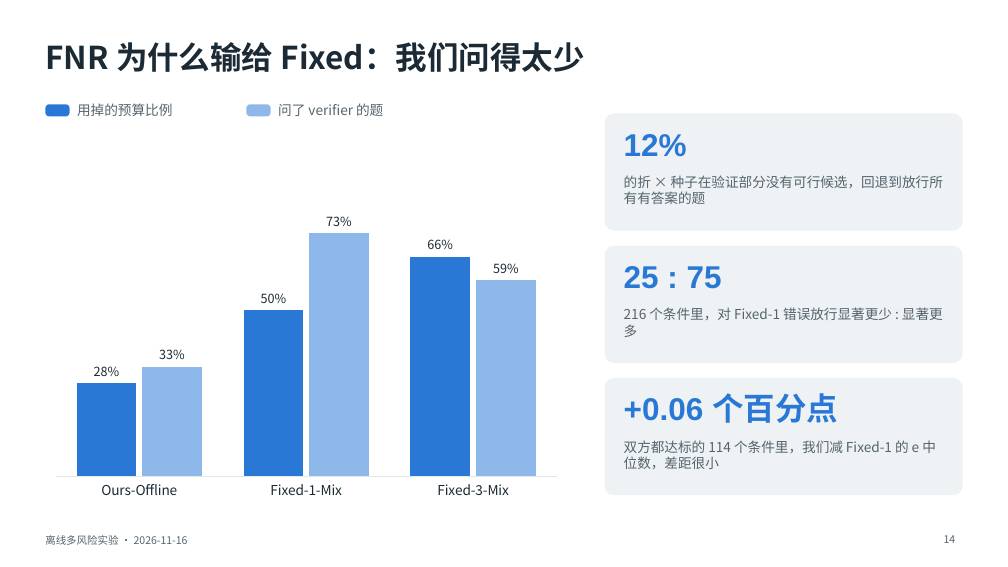
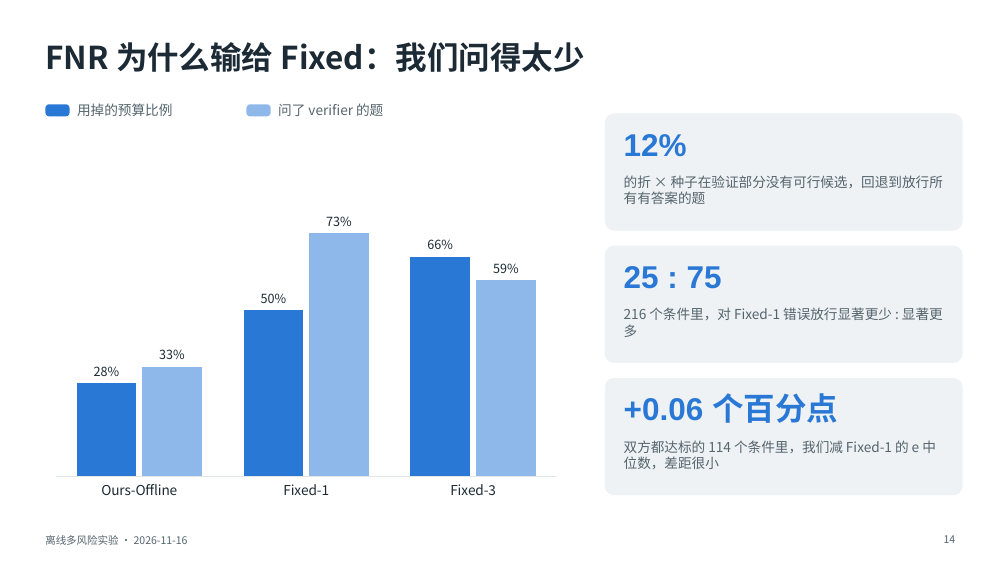
Before and after one commit to toz015/verification_generation_experiment, a slide deck: slide 14 of reports/offline_multirisk_20261116_calibrated/deck/离线多风险实验_20261116.pptx. Drawn at 1008x567 pixels with LibreOffice and Linux fonts; fonts in the diff are those of the drawing. Boxes give left, top, right and bottom in pixels: in the first picture for what was removed or moved away, otherwise in the second. Text is boxed around its words. In the diff, an @@ line names an element or a change of style, - is before the commit and + after.

```diff
--- a/reports/offline_multirisk_20261116_calibrated/deck/离线多风险实验_20261116.pptx
+++ b/reports/offline_multirisk_20261116_calibrated/deck/离线多风险实验_20261116.pptx
@@ column chart at (x1=45, y1=136, x2=567, y2=507) @@
-categories: Ours-Offline, Fixed-1-Mix, Fixed-3-Mix
+categories: Ours-Offline, Fixed-1, Fixed-3
```
Also in this commit, not shown: 11 other slides changed, 6 other files.
